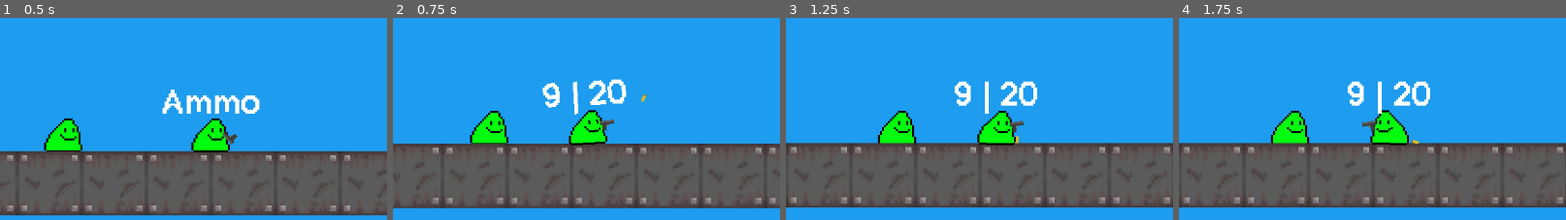
Above: before the commit, frames 1-4 (left to right).
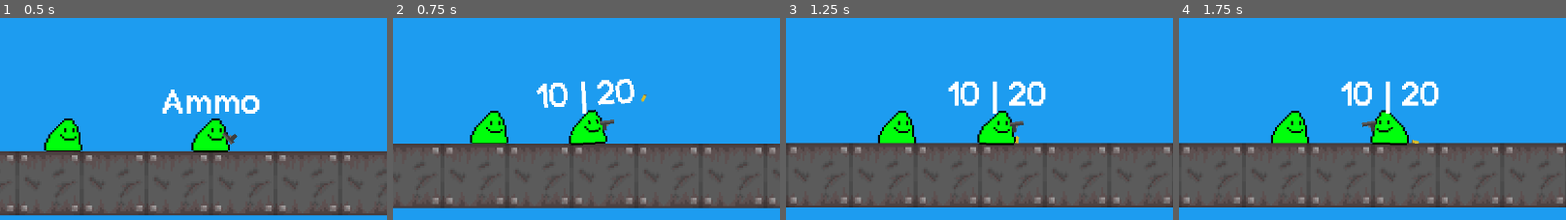
Above: after the commit, the same moments.

Repository: a0fefd/blobs-with-guns-remastered
Game: Godot game, scene res://scenes/levels/world.tscn
Two runs of this game, one before a commit and one after it. Both use one fixed random seed, a clock stepped at 60 frames per second and the inputs below.
Inputs (mouse positions are % of the whole screen's width and height, from its top left):
- Up to frame 1 (0.5 s): no input
- Up to frame 2 (0.75 s): move the mouse to (72, 46) at 0.52 s; press the mouse at (72, 46) at 0.53 s
- Up to frame 3 (1.25 s): no input
- Up to frame 4 (1.75 s): move the mouse to (30, 56) at 1.27 s; release the mouse at (30, 56) at 1.28 s; tap F (focus) at 1.35 s
The pictures show only the part of the screen within x 23-73%, y 24-74%; the shares and areas given below are measured in that part.

Frame 1 is identical in both runs. In frame 2, 1.9% of the frame differs, in the area x 37-63%, y 30-48%; in frame 3, 1.9%, in the area x 41-68%, y 31-48%; in frame 4, 1.9%.

Commit message:
Update gun.gd
Now running off the reload code from the original BWG

Diff:
--- a/scripts/gun.gd
+++ b/scripts/gun.gd
@@ -107,11 +107,15 @@
 func _on_animation_player_animation_finished(anim_name):
 	if anim_name == "reload":
 		reloading = false
-		if ammo >= mag_size:
-			ammo -= (mag_size - ammo_in_mag)
+
+		ammo += ammo_in_mag
+		ammo_in_mag = 0
+
+		if ammo - mag_size >= 0:
 			ammo_in_mag = mag_size
+			ammo -= mag_size
 		else:
+			ammo_in_mag = ammo
 			ammo = 0
-			ammo_in_mag = ammo
 
-	ammo_changed.emit(ammo_in_mag, ammo)
+		ammo_changed.emit(ammo_in_mag, ammo)
